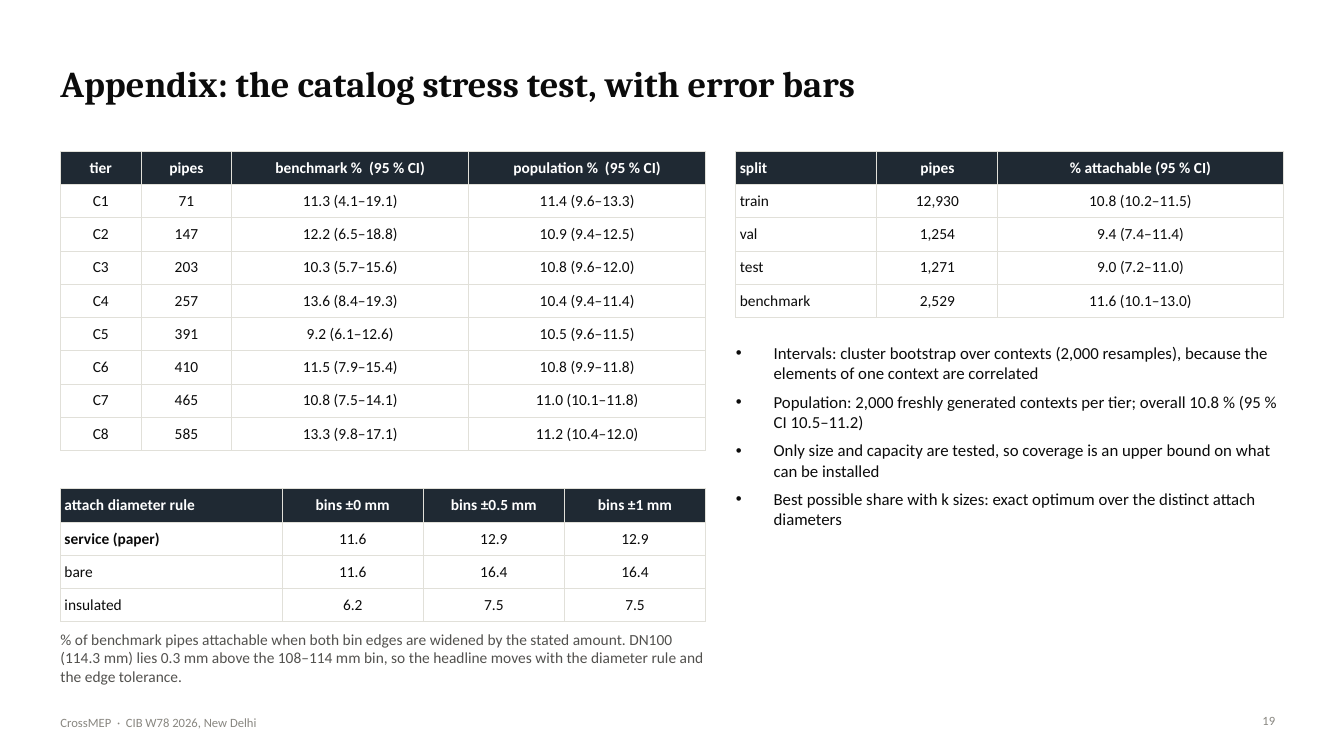
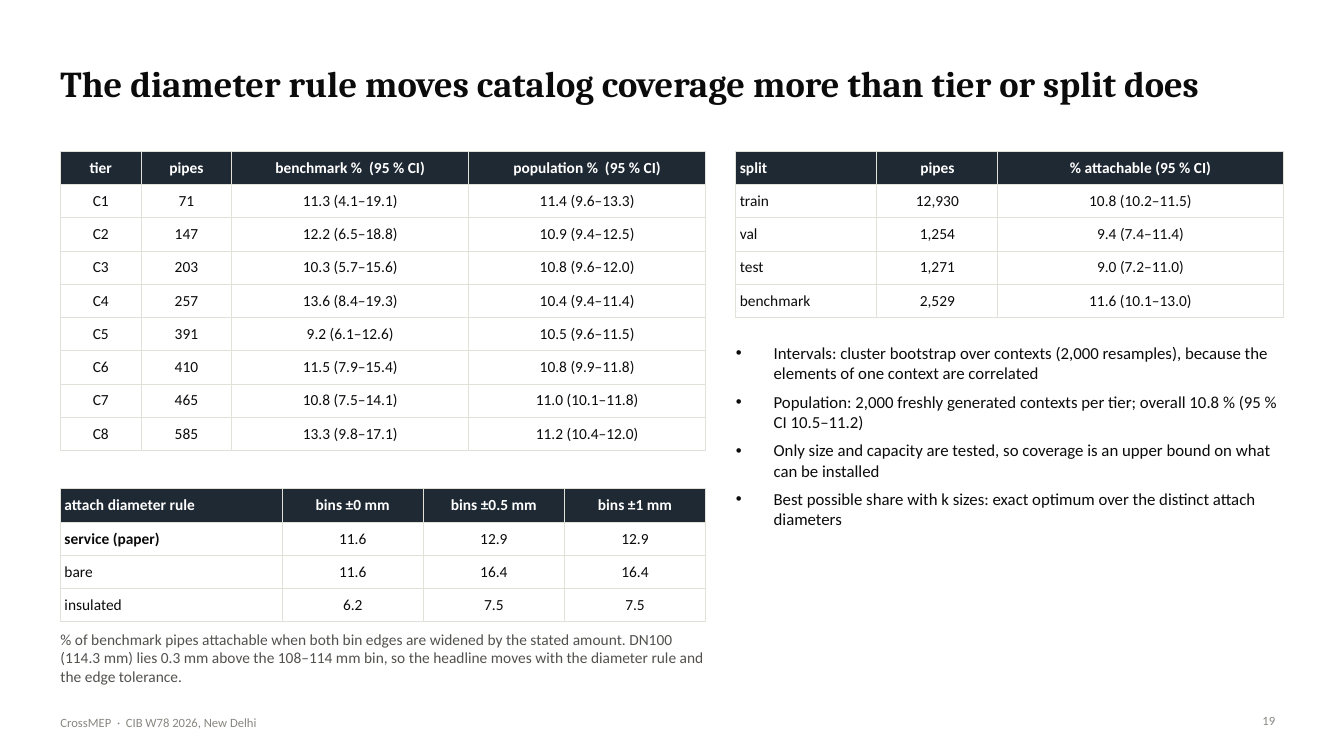
Before and after one commit to lavinia-ped/CrossMEP_Dataset, a slide deck: slide 19 of docs/CrossMEP_CIBW78_talk.pptx. Drawn at 1344x756 pixels with LibreOffice and Linux fonts; fonts in the diff are those of the drawing. Boxes give left, top, right and bottom in pixels: in the first picture for what was removed or moved away, otherwise in the second. Text is boxed around its words. In the diff, an @@ line names an element or a change of style, - is before the commit and + after.

Commit message:
Talk: slide titles state their message
Each title is now a sentence with a point (for example 'Spacing holds up on a
clinic the generator never saw', 'Nowadays, every pipe, duct and tray hangs from
a hand-designed support') rather than a topic label. Numbers in titles are
computed from the released data. Script headings updated to match; PPTX and PDF
rebuilt.

```diff
--- a/docs/CrossMEP_CIBW78_talk.pptx
+++ b/docs/CrossMEP_CIBW78_talk.pptx
@@ title at <box>60,71,1199,105</box>: text changed @@
-Appendix: the catalog stress test, with error bars
+The diameter rule moves catalog coverage more than tier or split does
```
Also in this commit, not shown: 18 other slides changed, 4 other files.
